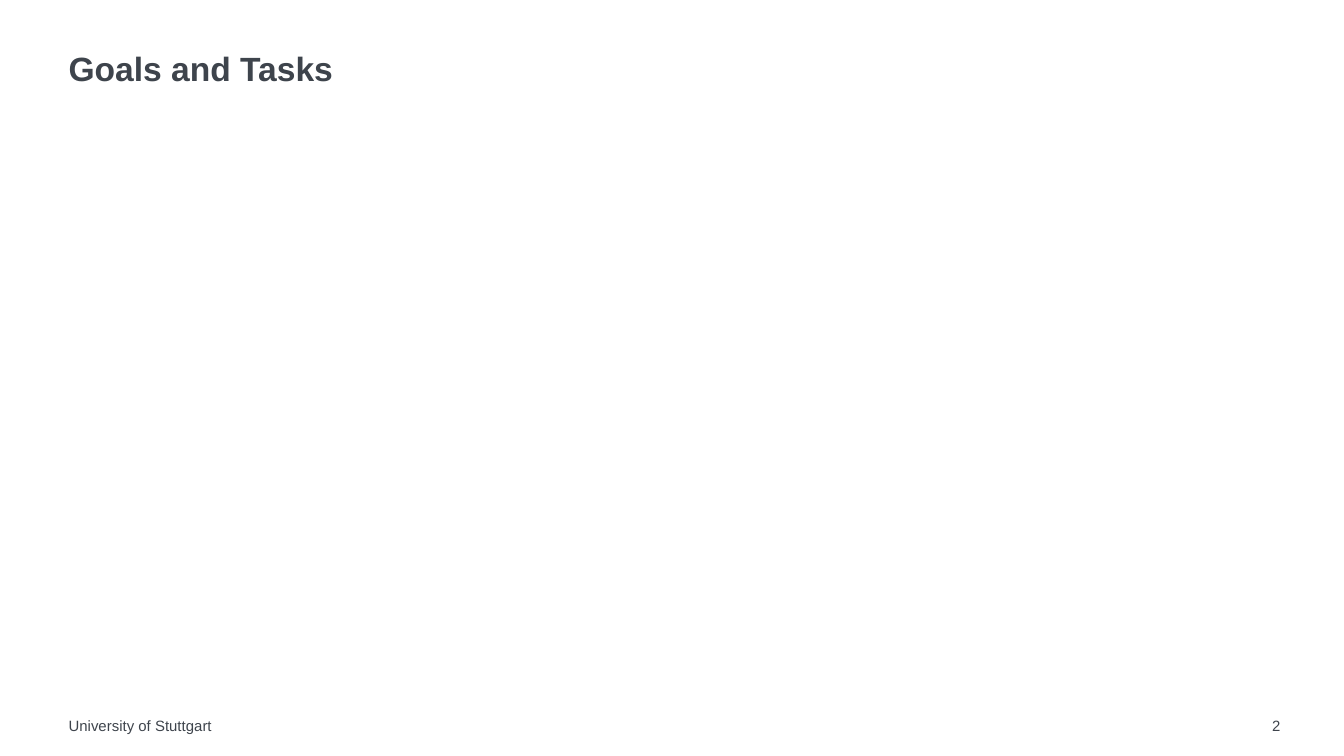
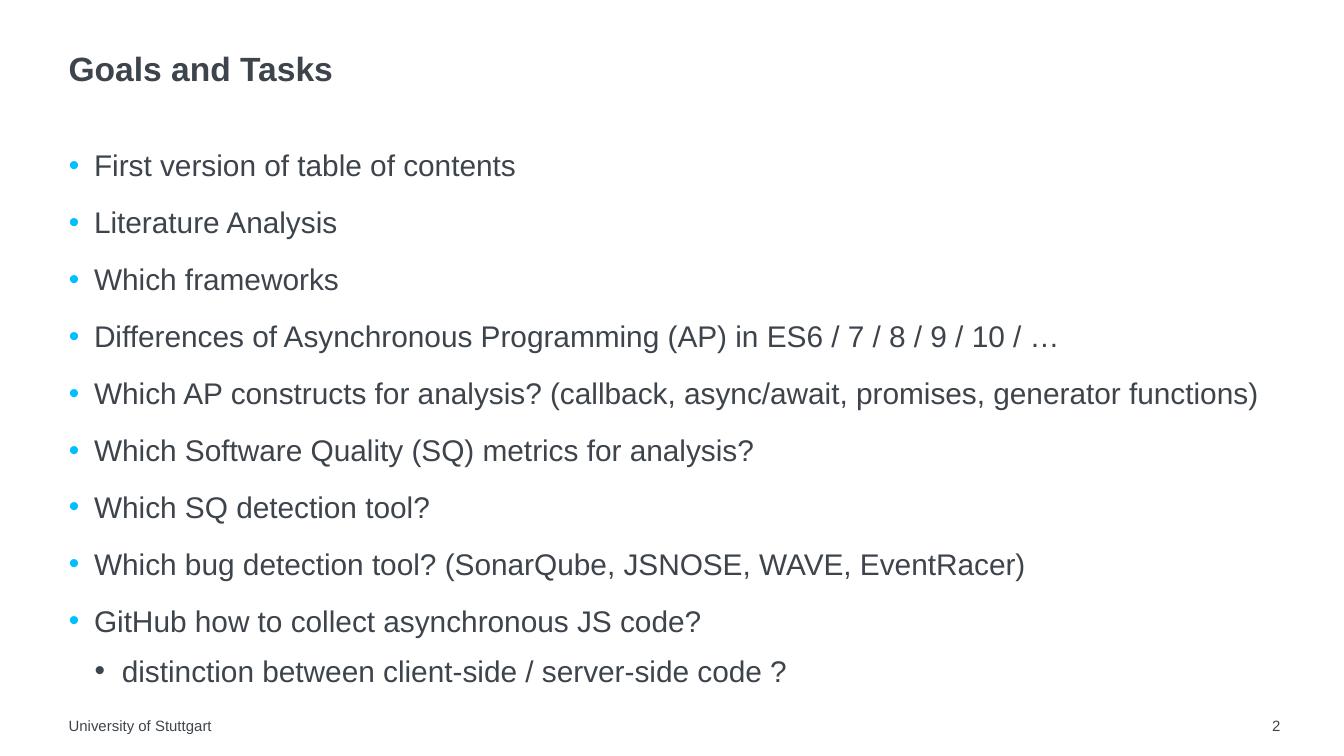
Before and after one commit to gmz-19/bsc-thesis, a slide deck: slide 2 of schedule/1_BA_Meeting.pptx. Drawn at 1344x756 pixels with LibreOffice and Linux fonts; fonts in the diff are those of the drawing. Boxes give left, top, right and bottom in pixels: in the first picture for what was removed or moved away, otherwise in the second. Text is boxed around its words. In the diff, an @@ line names an element or a change of style, - is before the commit and + after.

```diff
--- a/schedule/1_BA_Meeting.pptx
+++ b/schedule/1_BA_Meeting.pptx
@@ text added at (x1=94, y1=154, x2=1258, y2=683), 16 pt, text #3E444C @@
+• First version of table of contents
+• Literature Analysis
+• Which frameworks
+• Differences of Asynchronous Programming (AP) in ES6 / 7 / 8 / 9 / 10 / …
+• Which AP constructs for analysis? (callback, async/await, promises, generator functions)
+• Which Software Quality (SQ) metrics for analysis?
+• Which SQ detection tool?
+• Which bug detection tool? (SonarQube, JSNOSE, WAVE, EventRacer)
+• GitHub how to collect asynchronous JS code?
+  • distinction between client-side / server-side code ?
```
Also in this commit, not shown: 14 other files.
